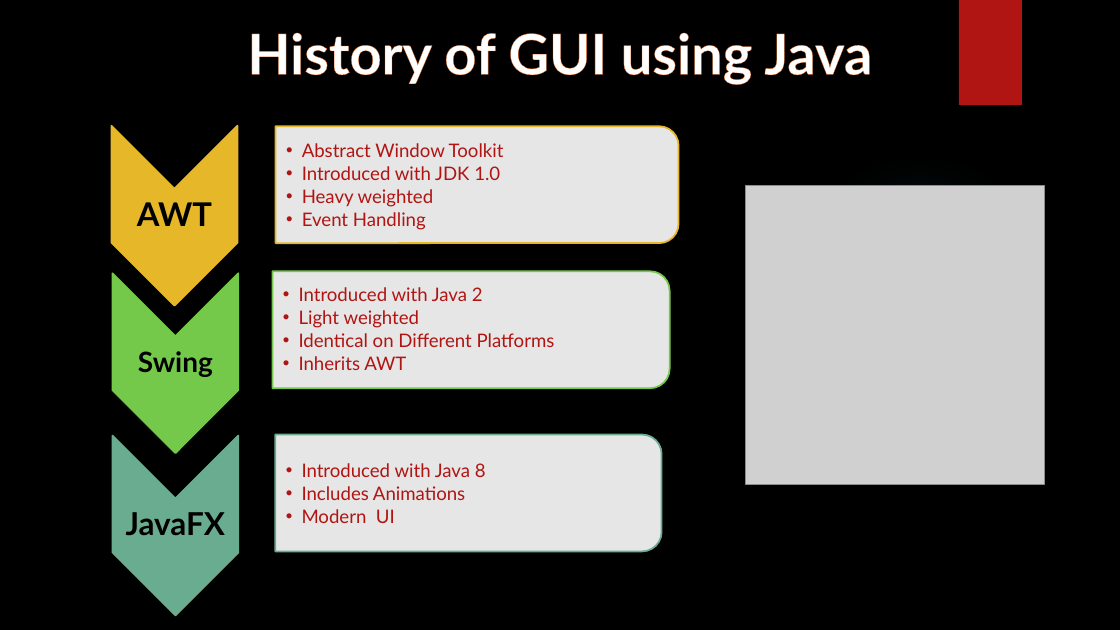
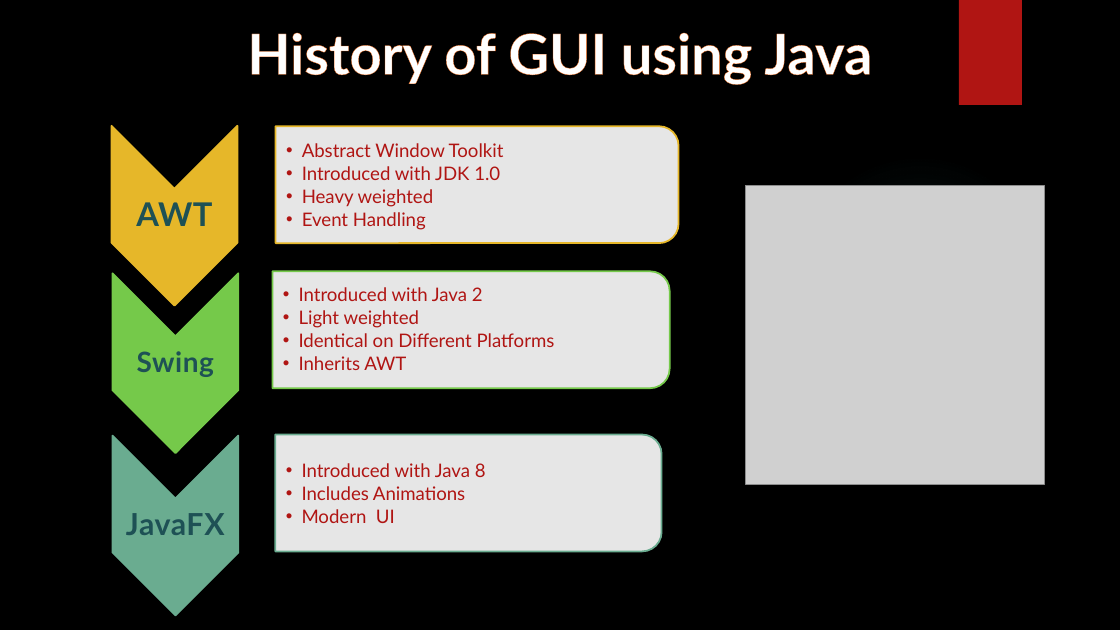
Before and after one commit to 0798Nishant/Presentaion, a slide deck: slide 5 of Swings Presentation.pptx. Drawn at 1120x630 pixels with LibreOffice and Linux fonts; fonts in the diff are those of the drawing; grey boxes stand for pictures; background and template pictures are left out. Boxes give left, top, right and bottom in pixels: in the first picture for what was removed or moved away, otherwise in the second. Text is boxed around its words. In the diff, an @@ line names an element or a change of style, - is before the commit and + after.

Commit message:
shubham

```diff
--- a/Swings Presentation.pptx
+++ b/Swings Presentation.pptx
@@ text "AWT" at <box>136,202,212,226</box>: text colour pattern #95B6C5 on #000000 to #1E5155, letter spacing 0 to 0.5 pt, letter outline #54849A 1 pt to none @@
@@ text "Swing" at <box>137,351,214,377</box>: text colour pattern #95B6C5 on #000000 to #1E5155, letter spacing 0 to 0.5 pt, letter outline #54849A 1 pt to none @@
@@ text "JavaFX" at <box>126,513,225,535</box>: size 27 to 26 pt, text colour pattern #95B6C5 on #000000 to #1E5155, letter spacing 0 to 0.5 pt, letter outline #54849A 1 pt to none @@
```
